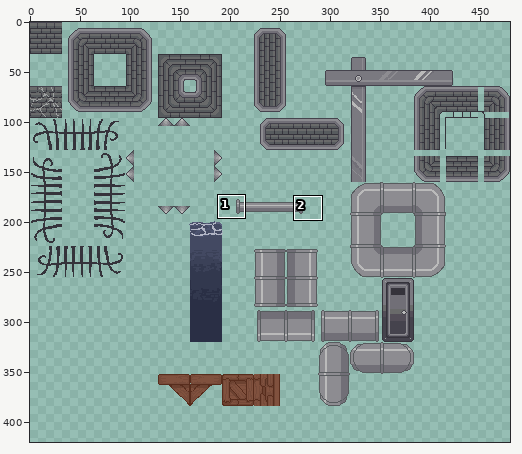
File history of a sprite sheet, sprites/environment_sheet.png. The first picture is a wide view before the edit; the outline marks the close-up.
Close-up. The starting point:
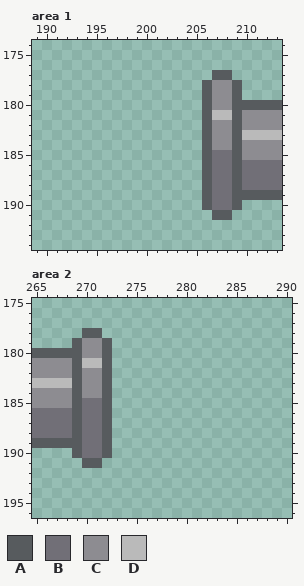
The file is 480x480 pixels. Colours within 5 levels of each other are drawn and written as one. Shown: area 1: x 189..213, y 174..194; area 2: x 265..290, y 175..196. The wide view leaves out empty margins. The commit also changed other parts of the picture, which this record leaves out.
Palette (. is transparent): A #575b5e  B #716f77  C #8d8c91  D #bababa
Pixels before, area 1, first column x 206:
177 .AA.....
178 ACCA....
179 ACCA....
180 ACCAAAAA
181 ADDACCCC
182 ACCACCCC
183 ACCADDDD
184 ACCACCCC
185 ABBACCCC
186 ABBABBBB
187 ABBABBBB
188 ABBABBBB
189 ABBAAAAA
190 ABBA....
191 .AA.....
Pixels before, area 2, first column x 265:
178 .....AA.
179 ....ACCA
180 AAAAACCA
181 CCCCADDA
182 CCCCACCA
183 DDDDACCA
184 CCCCACCA
185 CCCCABBA
186 BBBBABBA
187 BBBBABBA
188 BBBBABBA
189 AAAAABBA
190 ....ABBA
191 .....AA.
Now the later version:
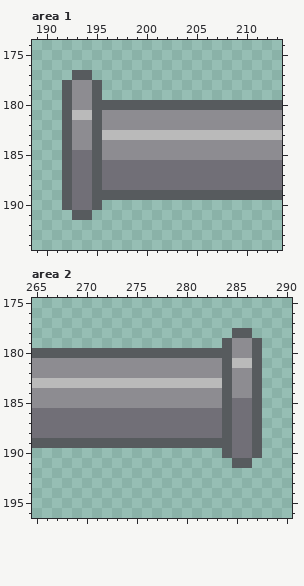
Changes in this commit:
{"where": "area 1"}
{"y":177,"x":193,"old":"..","new":"AA"}
{"y":177,"x":207,"old":"AA","new":".."}
{"y":178,"x":192,"old":"....","new":"ACCA"}
{"y":178,"x":206,"old":"ACCA","new":"...."}
{"y":179,"x":192,"old":"....","new":"ACCA"}
{"y":179,"x":206,"old":"ACCA","new":"...."}
{"y":180,"x":192,"old":"..............","new":"ACCAAAAAAAAAAA"}
{"y":180,"x":207,"old":"CC","new":"AA"}
{"y":181,"x":192,"old":"..............ADDA","new":"ADDACCCCCCCCCCCCCC"}
{"y":182,"x":192,"old":"..............A","new":"ACCACCCCCCCCCCC"}
{"y":182,"x":209,"old":"A","new":"C"}
{"y":183,"x":192,"old":"..............ACCA","new":"ACCADDDDDDDDDDDDDD"}
{"y":184,"x":192,"old":"..............A","new":"ACCACCCCCCCCCCC"}
{"y":184,"x":209,"old":"A","new":"C"}
{"y":185,"x":192,"old":"..............ABBA","new":"ABBACCCCCCCCCCCCCC"}
{"y":186,"x":192,"old":"..............A","new":"ABBABBBBBBBBBBB"}
{"y":186,"x":209,"old":"A","new":"B"}
{"y":187,"x":192,"old":"..............A","new":"ABBABBBBBBBBBBB"}
{"y":187,"x":209,"old":"A","new":"B"}
{"y":188,"x":192,"old":"..............A","new":"ABBABBBBBBBBBBB"}
{"y":188,"x":209,"old":"A","new":"B"}
{"y":189,"x":192,"old":"..............","new":"ABBAAAAAAAAAAA"}
{"y":189,"x":207,"old":"BB","new":"AA"}
{"y":190,"x":192,"old":"....","new":"ABBA"}
{"y":190,"x":206,"old":"ABBA","new":"...."}
{"y":191,"x":193,"old":"..","new":"AA"}
{"y":191,"x":207,"old":"AA","new":".."}
{"where": "area 2"}
{"y":178,"x":270,"old":"AA","new":".."}
{"y":178,"x":285,"old":"..","new":"AA"}
{"y":179,"x":269,"old":"ACCA","new":"...."}
{"y":179,"x":284,"old":"....","new":"ACCA"}
{"y":180,"x":270,"old":"CC","new":"AA"}
{"y":180,"x":273,"old":"...............","new":"AAAAAAAAAAAACCA"}
{"y":181,"x":269,"old":"ADDA...............","new":"CCCCCCCCCCCCCCCADDA"}
{"y":182,"x":269,"old":"A","new":"C"}
{"y":182,"x":272,"old":"A...............","new":"CCCCCCCCCCCCACCA"}
{"y":183,"x":269,"old":"ACCA...............","new":"DDDDDDDDDDDDDDDACCA"}
{"y":184,"x":269,"old":"A","new":"C"}
{"y":184,"x":272,"old":"A...............","new":"CCCCCCCCCCCCACCA"}
{"y":185,"x":269,"old":"ABBA...............","new":"CCCCCCCCCCCCCCCABBA"}
{"y":186,"x":269,"old":"A","new":"B"}
{"y":186,"x":272,"old":"A...............","new":"BBBBBBBBBBBBABBA"}
{"y":187,"x":269,"old":"A","new":"B"}
{"y":187,"x":272,"old":"A...............","new":"BBBBBBBBBBBBABBA"}
{"y":188,"x":269,"old":"A","new":"B"}
{"y":188,"x":272,"old":"A...............","new":"BBBBBBBBBBBBABBA"}
{"y":189,"x":270,"old":"BB","new":"AA"}
{"y":189,"x":273,"old":"...............","new":"AAAAAAAAAAAABBA"}
{"y":190,"x":269,"old":"ABBA","new":"...."}
{"y":190,"x":284,"old":"....","new":"ABBA"}
{"y":191,"x":270,"old":"AA","new":".."}
{"y":191,"x":285,"old":"..","new":"AA"}
{"label":"changed","picture_box":[62,70,242,220]}
{"label":"changed","picture_box":[72,328,262,468]}
